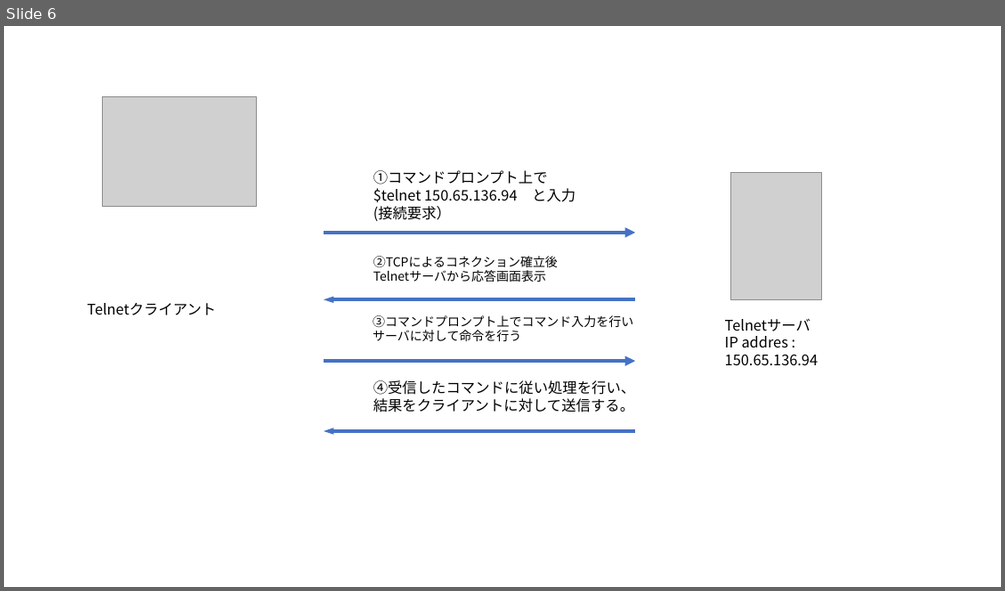
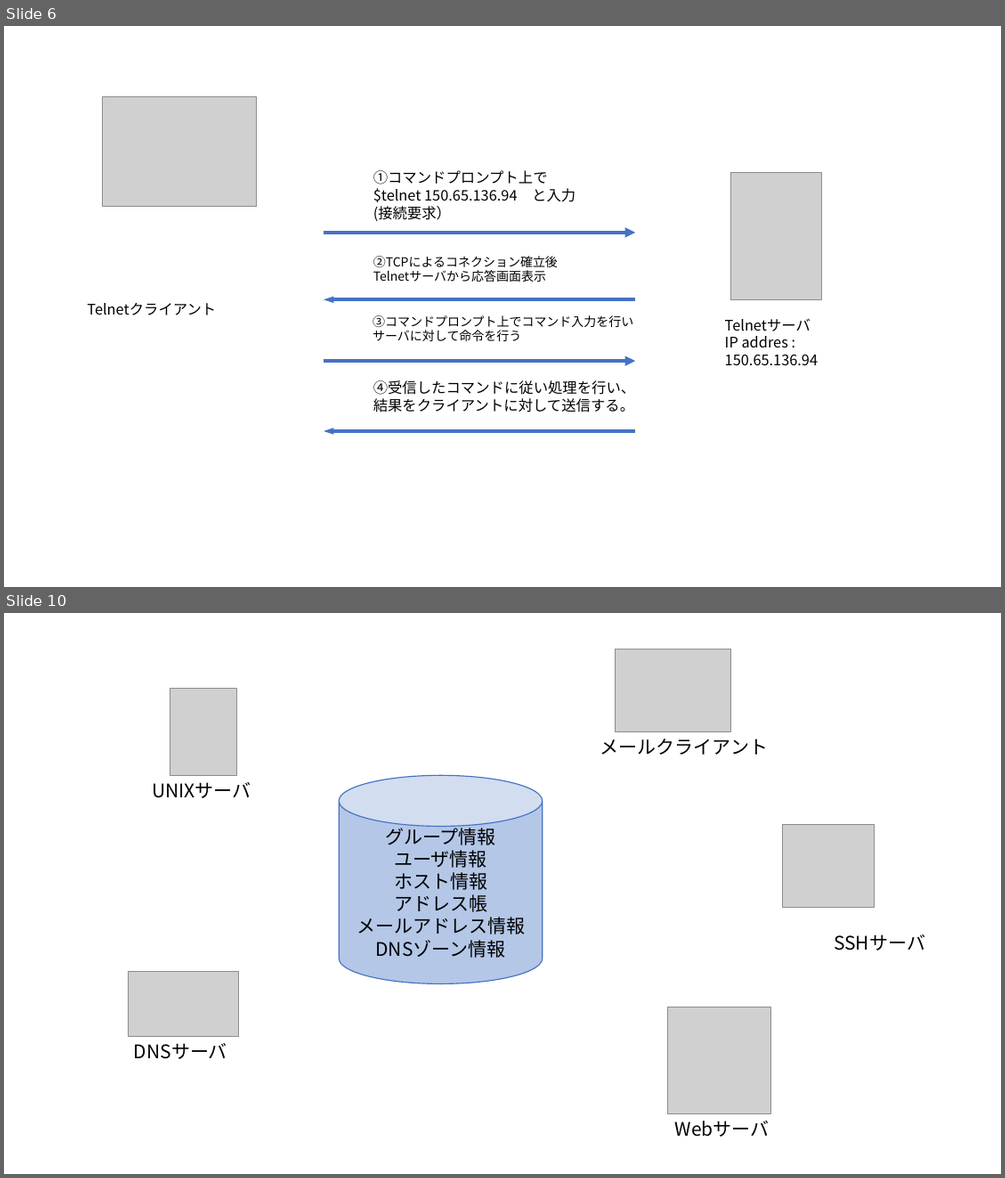
Before and after one commit to Alice-to-Bob/Graduate_School, a slide deck: SUBTHEME/graphs/network_archtecture.pptx. Shown one above the other, each under a label of ours: slide 6 before the commit, slides 6 and 10 after it; the slides between them are not shown. The pictures are 1005x591 and 1005x1178 pixels, drawn with LibreOffice and Linux fonts; fonts in the diff are those of the drawing; grey boxes stand for pictures. Boxes give left, top, right and bottom in pixels: in the first picture for what was removed or moved away, otherwise in the second. Text is boxed around its words. In the diff, an @@ line names an element or a change of style, - is before the commit and + after.

```diff
--- a/SUBTHEME/graphs/network_archtecture.pptx
+++ b/SUBTHEME/graphs/network_archtecture.pptx
@@ slide 10 added at box(4, 613, 1001, 1174), background #FFFFFF @@
@@ picture added at box(615, 649, 731, 732) @@
@@ picture added at box(170, 689, 236, 776) @@
@@ text added at box(600, 738, 768, 755), 18 pt, text #000000 @@
+メールクライアント
@@ text added at box(152, 782, 251, 798), 18 pt, text #000000 @@
+UNIXサーバ
@@ cylinder added at box(339, 775, 542, 984), fill #B4C7E7, outline #4472C4 1 pt, 18 pt, text #000000 @@
+グループ情報
+ユーザ情報
+ホスト情報
+アドレス帳
+メールアドレス情報
+DNSゾーン情報
@@ picture added at box(783, 825, 874, 907) @@
@@ text added at box(833, 934, 925, 950), 18 pt, text #000000 @@
+SSHサーバ
@@ picture added at box(128, 971, 238, 1037) @@
@@ picture added at box(668, 1007, 771, 1113) @@
@@ text added at box(134, 1043, 227, 1059), 18 pt, text #000000 @@
+DNSサーバ
@@ text added at box(675, 1120, 769, 1136), 18 pt, text #000000 @@
+Webサーバ
```
Also in this commit, not shown: 1 slide changed, 2 other slides added, 1 slide removed, 13 other files.
